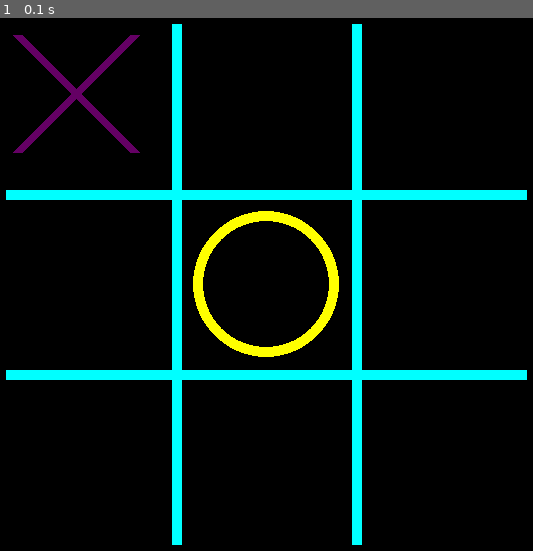
Above: before the commit, frame 1.
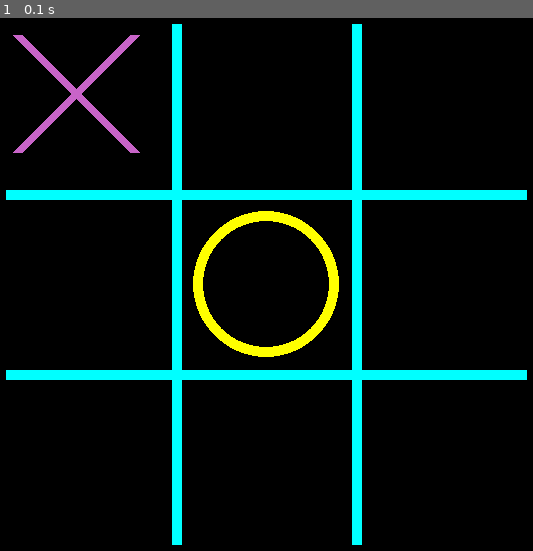
Above: after the commit, the same moment.

Repository: SaulRuizS/Tictactoe
Game: pygame game, started from tictactoe_python.py
Same seed, same stepped clock (60 frames per second), same inputs: the game is played once before the commit and once after it.
Inputs:
- Up to frame 1 (0.1 s): no input

The runs differ from the first frame. In frame 1, 0.8% of the frame differs, in the area x 2-27%, y 3-26%.

Commit message:
Cross color change

Diff:
--- a/tictactoe_python.py
+++ b/tictactoe_python.py
@@ -24,7 +24,7 @@
 cross_width = (line_length / 3) - (line_width / 2) - (screen_padding * 0.7)
 
 grid_color = pygame.Color(0,255,255)
-cross_color = pygame.Color(100,0,100)
+cross_color = pygame.Color(200,100,200)
 circle_color = pygame.Color(255,255,0)
 #pygame.Color(0,255,255)
 #pygame.Color(255,255,0)
